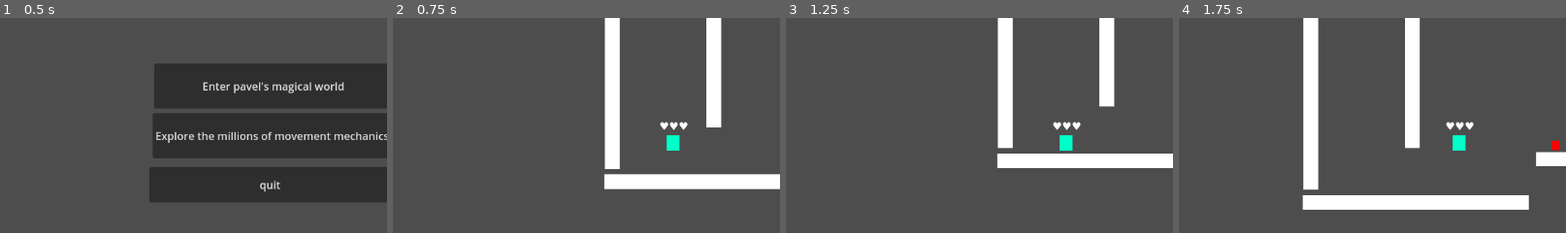
Above: before the commit, frames 1-4 (left to right).
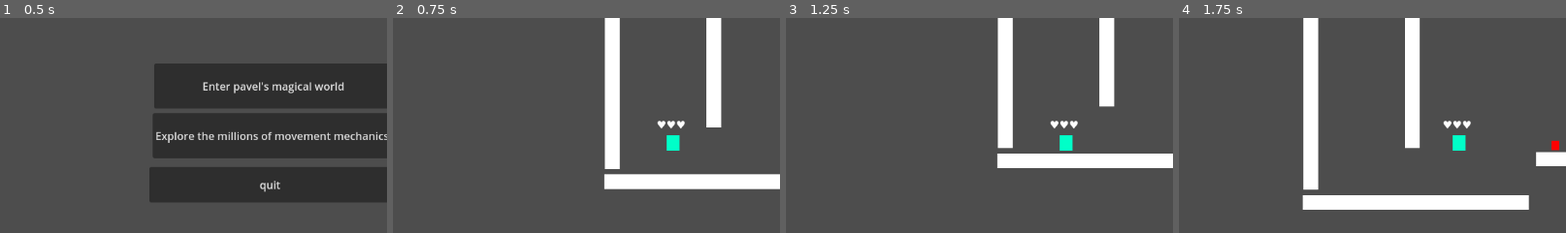
Above: after the commit, the same moments.

Repository: seccopro/Pavel-Adventures
Game: Godot game, scene res://scenes/main.tscn
Same seed, same stepped clock (60 frames per second), same inputs: the game is played once before the commit and once after it.
Inputs:
- Up to frame 1 (0.5 s): no input
- Up to frame 2 (0.75 s): click "Explore the millions of movem…" at 0.5 s
- Up to frame 3 (1.25 s): no input
- Up to frame 4 (1.75 s): tap Enter at 1.25 s; hold Right (right) from 1.28 s (still down); hold Ctrl (climb) from 1.28 s (still down); tap Space (jump) at 1.52 s
The pictures show only the part of the screen within x 14-64%, y 21-71%; the shares and areas given below are measured in that part.

Frame 1 is identical in both runs. In frame 2, 0.2% of the frame differs, in the area x 68-77%, y 47-53%; in frame 3, 0.2%; in frame 4, 0.2%.

Commit message:
fixed naming
from kebab-case and Duplo-case to snake_case

Diff:
--- a/project/scenes/HUD/Death/Death-screen.tscn
+++ b/project/scenes/HUD/Death/death_screen.tscn
@@ -1,17 +1,17 @@
 [gd_scene load_steps=2 format=3 uid="uid://61w51ai88ja0"]
 
-[ext_resource type="Script" path="res://scenes/HUD/Death/Death-screen.gd" id="1_da64d"]
+[ext_resource type="Script" path="res://scenes/HUD/Death/death_screen.gd" id="1_8sd6f"]
 
-[node name="Death-screen" type="Control"]
+[node name="death_screen" type="Control"]
 layout_mode = 3
 anchors_preset = 15
 anchor_right = 1.0
 anchor_bottom = 1.0
 grow_horizontal = 2
 grow_vertical = 2
-script = ExtResource("1_da64d")
+script = ExtResource("1_8sd6f")
 
-[node name="death-text" type="TextEdit" parent="."]
+[node name="death_text" type="TextEdit" parent="."]
 layout_mode = 0
 offset_left = 216.0
 offset_top = 17.0
@@ -30,6 +30,7 @@
 text = "replay"
 
 [node name="main-menu" type="Button" parent="."]
+layout_mode = 0
 offset_left = 242.0
 offset_top = 376.0
 offset_right = 562.0
--- a/project/scenes/_debug/movement_test.tscn
+++ b/project/scenes/_debug/movement_test.tscn
@@ -34,14 +34,14 @@
 offset_bottom = 11.0
 metadata/_edit_use_anchors_ = true
 
-[node name="wall2" type="StaticBody2D" parent="platforms"]
+[node name="wall 2" type="StaticBody2D" parent="platforms"]
 position = Vector2(-254, -122)
 rotation = 1.5708
 
-[node name="CollisionShape2D" type="CollisionShape2D" parent="platforms/wall2"]
+[node name="CollisionShape2D" type="CollisionShape2D" parent="platforms/wall 2"]
 shape = SubResource("RectangleShape2D_mh7pj")
 
-[node name="ColorRect" type="ColorRect" parent="platforms/wall2/CollisionShape2D"]
+[node name="ColorRect" type="ColorRect" parent="platforms/wall 2/CollisionShape2D"]
 offset_left = -166.0
 offset_top = -11.0
 offset_right = 170.0
--- a/project/scenes/game/characters/player.gd
+++ b/project/scenes/game/characters/player.gd
@@ -37,7 +37,7 @@
 	var hearts = ""
 	for i in lifes:
 		hearts += "♥"
-	$"HP-bar".text = str(hearts)
+	$"HP_bar".text = str(hearts)
 	if(lifes <= 0):
 		game_over()
 
--- a/project/scenes/game/characters/player.tscn
+++ b/project/scenes/game/characters/player.tscn
@@ -1,7 +1,7 @@
 [gd_scene load_steps=4 format=3 uid="uid://bekqv7eev7lmv"]
 
 [ext_resource type="Script" path="res://scenes/game/characters/player.gd" id="1_gl315"]
-[ext_resource type="PackedScene" uid="uid://61w51ai88ja0" path="res://scenes/HUD/Death/Death-screen.tscn" id="2_w6crr"]
+[ext_resource type="PackedScene" uid="uid://61w51ai88ja0" path="res://scenes/HUD/Death/death_screen.tscn" id="2_4igj4"]
 
 [sub_resource type="RectangleShape2D" id="RectangleShape2D_vqk56"]
 size = Vector2(23, 22)
@@ -29,15 +29,15 @@
 
 [node name="Camera2D" type="Camera2D" parent="."]
 
-[node name="HP-bar" type="Label" parent="."]
-offset_left = -20.0
-offset_top = -35.0
-offset_right = 20.0
-offset_bottom = -12.0
+[node name="HP_bar" type="Label" parent="."]
+offset_left = -24.0
+offset_top = -37.0
+offset_right = 16.0
+offset_bottom = -14.0
 
-[node name="Death-screen" parent="." instance=ExtResource("2_w6crr")]
+[node name="death_screen" parent="." instance=ExtResource("2_4igj4")]
 visible = false
-offset_left = -405.0
-offset_top = -245.0
-offset_right = -405.0
-offset_bottom = -245.0
+offset_left = -394.0
+offset_top = -235.0
+offset_right = -394.0
+offset_bottom = -235.0
--- a/project/scenes/main.tscn
+++ b/project/scenes/main.tscn
@@ -1,6 +1,6 @@
 [gd_scene load_steps=2 format=3 uid="uid://f2eokpy6ryp2"]
 
-[ext_resource type="PackedScene" uid="uid://c0rugj0nhxkl" path="res://scenes/menu/main-menu.tscn" id="1_xa4me"]
+[ext_resource type="PackedScene" uid="uid://c0rugj0nhxkl" path="res://scenes/menu/main_menu.tscn" id="1_xa4me"]
 
 [node name="Node2D" type="Node2D"]
 
--- a/project/scenes/menu/main-menu.tscn
+++ b/project/scenes/menu/main_menu.tscn
@@ -1,6 +1,6 @@
 [gd_scene load_steps=2 format=3 uid="uid://c0rugj0nhxkl"]
 
-[ext_resource type="Script" path="res://scenes/menu/main-menu.gd" id="1_2mgya"]
+[ext_resource type="Script" path="res://scenes/menu/main_menu.gd" id="1_2mgya"]
 
 [node name="main-menu" type="Control"]
 layout_mode = 3
Renamed: project/scenes/HUD/Death/Death-screen.gd -> project/scenes/HUD/Death/death_screen.gd
Renamed: project/scenes/menu/main-menu.gd -> project/scenes/menu/main_menu.gd
